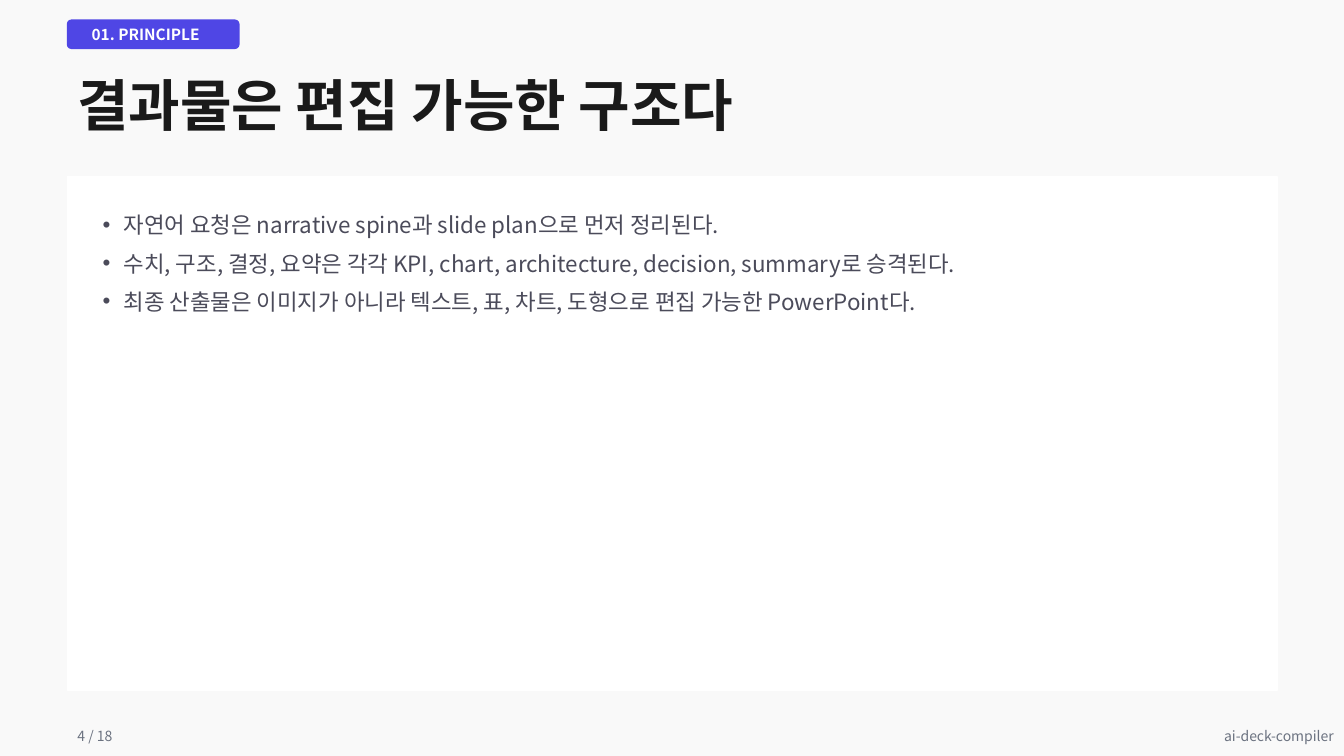
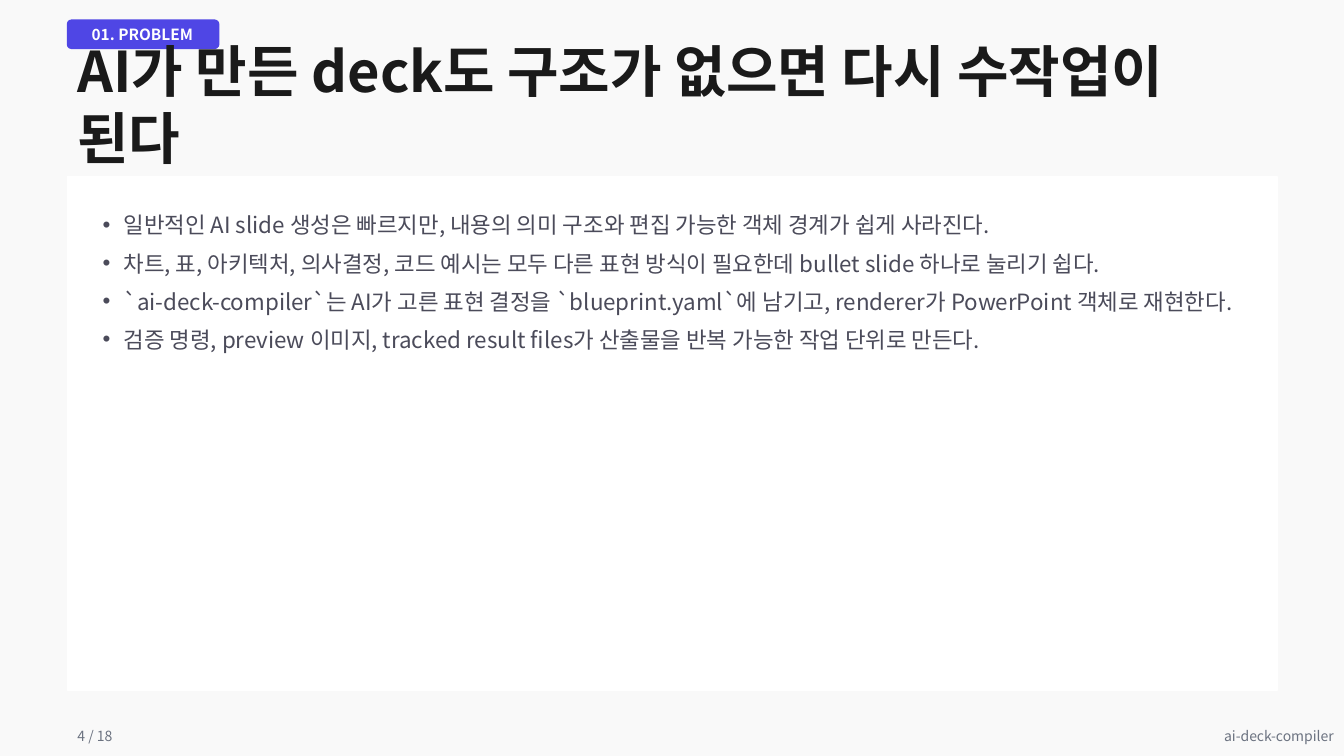
Before and after one commit to kyungseo/ai-deck-compiler, a slide deck: slide 4 of examples/results/showcase-modern-light.pptx. Drawn at 1344x756 pixels with LibreOffice and Linux fonts; fonts in the diff are those of the drawing. Boxes give left, top, right and bottom in pixels: in the first picture for what was removed or moved away, otherwise in the second. Text is boxed around its words. In the diff, an @@ line names an element or a change of style, - is before the commit and + after.

Commit message:
feat: polish ai-deck-compiler showcase deck

```diff
--- a/examples/results/showcase-modern-light.pptx
+++ b/examples/results/showcase-modern-light.pptx
@@ rounded rectangle: place and size @@
-rounded rectangle at (68, 20, 239, 48)
+rounded rectangle at (68, 20, 219, 48)
@@ text at (92, 28, 193, 40): text changed @@
-01. PRINCIPLE
+01. PROBLEM
@@ text at (77, 36, 1163, 164): text changed @@
-결과물은 편집 가능한 구조다
+AI가 만든 deck도 구조가 없으면 다시 수작업이 된다
@@ text at (124, 214, 1233, 353): text changed @@
-• 자연어 요청은 narrative spine과 slide plan으로 먼저 정리된다.
-• 수치, 구조, 결정, 요약은 각각 KPI, chart, architecture, decision, summary로 승격된다.
-• 최종 산출물은 이미지가 아니라 텍스트, 표, 차트, 도형으로 편집 가능한 PowerPoint다.
+• 일반적인 AI slide 생성은 빠르지만, 내용의 의미 구조와 편집 가능한 객체 경계가 쉽게 사라진다.
+• 차트, 표, 아키텍처, 의사결정, 코드 예시는 모두 다른 표현 방식이 필요한데 bullet slide 하나로 눌리기 쉽다.
+• `ai-deck-compiler`는 AI가 고른 표현 결정을 `blueprint.yaml`에 남기고, renderer가 PowerPoint 객체로 재현한다.
+• 검증 명령, preview 이미지, tracked result files가 산출물을 반복 가능한 작업 단위로 만든다.
```
Also in this commit, not shown: 16 other slides changed, 18 other files.
